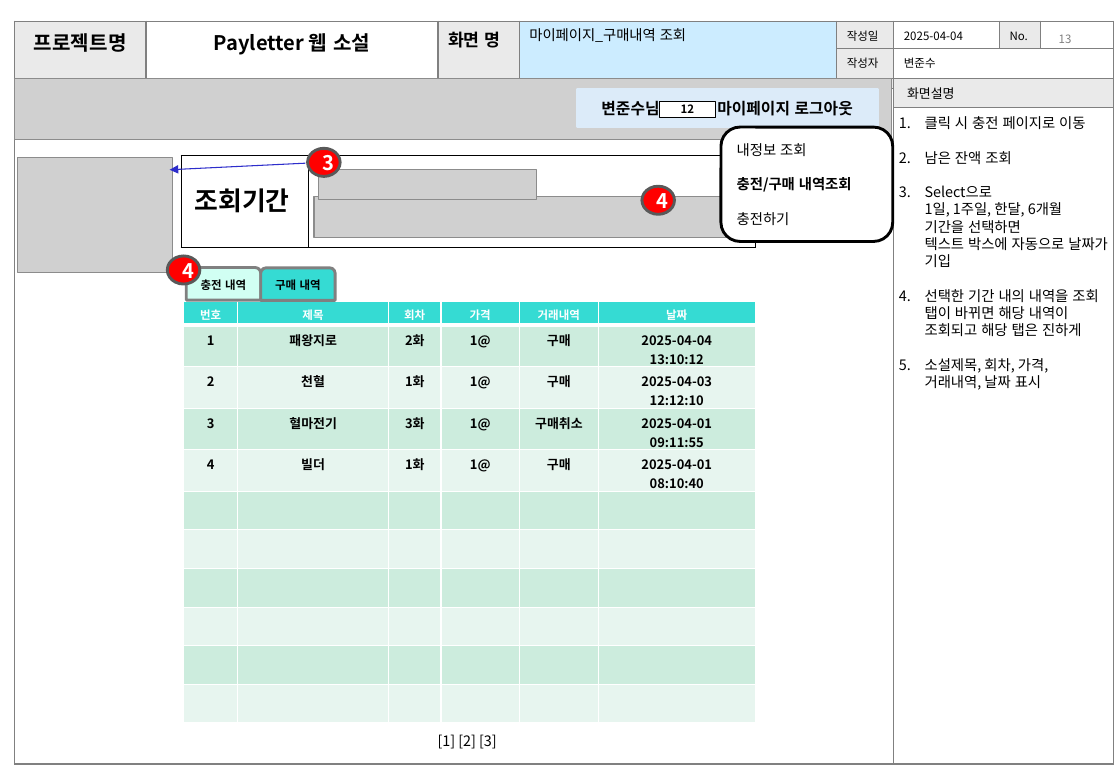
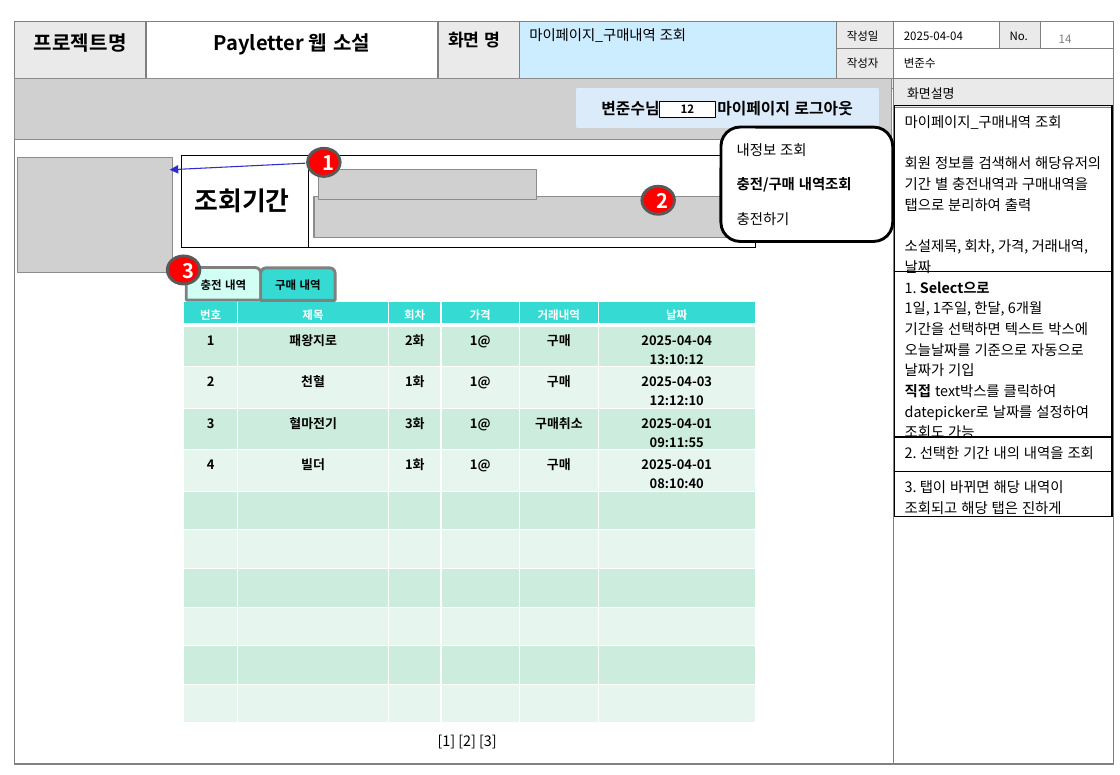
Before and after one commit to joons97/jsp_prj, a slide deck: slide 15 of 기획안_변준수.pptx (slide 14 before the commit). Drawn at 1120x775 pixels with LibreOffice and Linux fonts; fonts in the diff are those of the drawing; grey boxes stand for pictures; background and template pictures are left out. Boxes give left, top, right and bottom in pixels: in the first picture for what was removed or moved away, otherwise in the second. Text is boxed around its words. In the diff, an @@ line names an element or a change of style, - is before the commit and + after.

```diff
--- a/기획안_변준수.pptx
+++ b/기획안_변준수.pptx
@@ page number at (1059, 34, 1072, 43): text changed @@
-13
+14
@@ table added at (895, 105, 1113, 526), 4 rows, 1 columns @@
+마이페이지_구매내역 조회 / 회원 정보를 검색해서 해당유저의 기간 별 충전내역과 구매내역을 탭으로 분리하여 출력 / 소설제목, 회차, 가격, 거래내역, 날짜
+1. Select으로 1일, 1주일, 한달, 6개월 기간을 선택하면 텍스트 박스에 오늘날짜를 기준으로 자동으로 날짜가 기입 직접 text박스를 클릭하여 datepicker로 날짜를 설정하여 조회도 가능
+2. 선택한 기간 내의 내역을 조회
+3. 탭이 바뀌면 해당 내역이 조회되고 해당 탭은 진하게
@@ text removed at (925, 116, 1108, 390) @@
-1. 클릭 시 충전 페이지로 이동
-2. 남은 잔액 조회
-3. Select으로
-   1일, 1주일, 한달, 6개월
-   기간을 선택하면
-   텍스트 박스에 자동으로 날짜가 기입
-4. 선택한 기간 내의 내역을 조회
-   탭이 바뀌면 해당 내역이 조회되고 해당 탭은 진하게
-5. 소설제목, 회차, 가격,
-   거래내역, 날짜 표시
@@ text in ellipse at (323, 149, 335, 176): text changed @@
-3
+1
@@ text in ellipse at (657, 187, 669, 214): text changed @@
-4
+2
@@ text in ellipse at (182, 257, 194, 284): text changed @@
-4
+3
```
Also in this commit, not shown: 13 other slides changed, 14 slides added, 3 slides removed.
